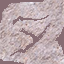
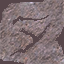
Comparing the layer stacks of the two 64px x 64px images. Changes:
painted on "图层 2" over [0, 0, 64, 64]
painted on "图层 1" over [0, 0, 64, 64]
